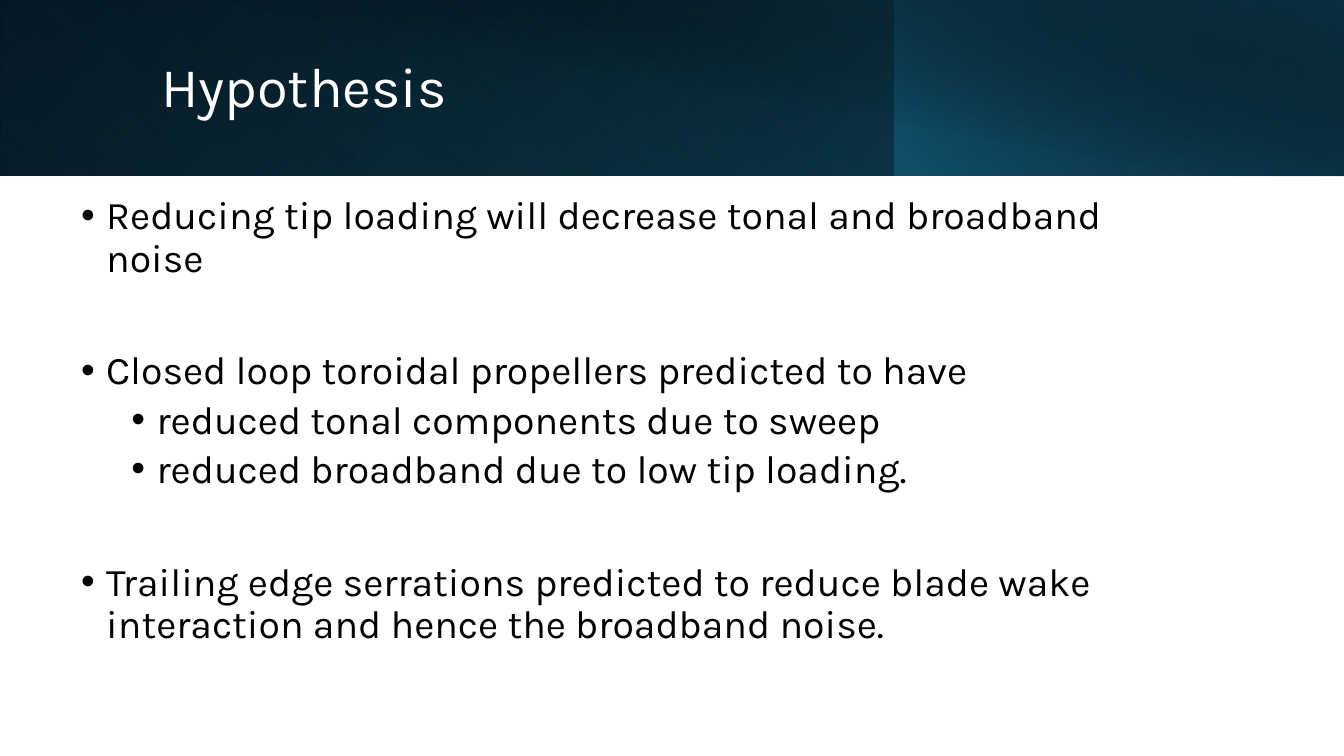
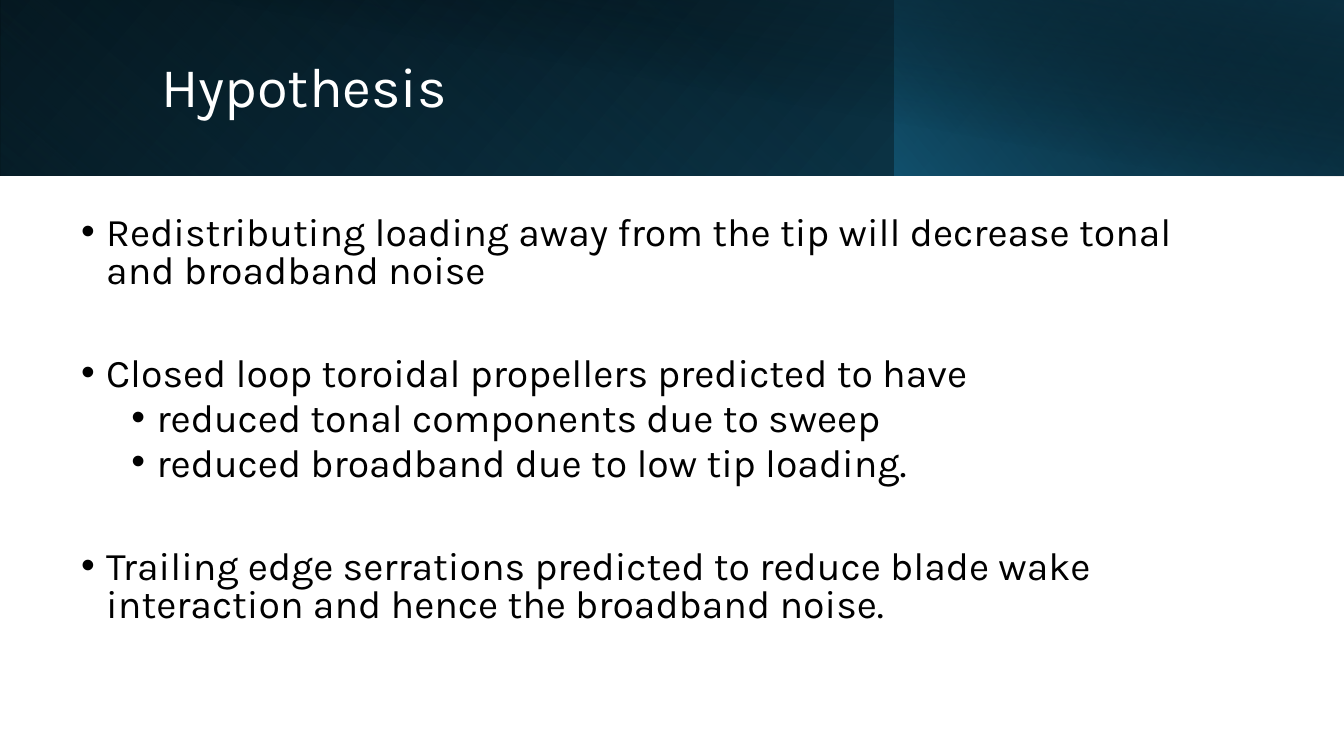
Before and after one commit to lpender3672/propeller-acoustics, a slide deck: slide 7 of deliverables/michaelmas_presentation.pptx (slide 6 before the commit). Drawn at 1344x756 pixels with LibreOffice and Linux fonts; fonts in the diff are those of the drawing. Boxes give left, top, right and bottom in pixels: in the first picture for what was removed or moved away, otherwise in the second. Text is boxed around its words. In the diff, an @@ line names an element or a change of style, - is before the commit and + after.

Commit message:
presentation came and went lessons learned a better consideration of theory required theory and rsearch must narrow down variables must narrow down the variables for systematic change systematic change will lead to more meaningful results

```diff
--- a/deliverables/michaelmas_presentation.pptx
+++ b/deliverables/michaelmas_presentation.pptx
@@ text at [106, 219, 1171, 285]: text changed @@
-• Reducing tip loading will decrease tonal and broadband noise
+• Redistributing loading away from the tip will decrease tonal and broadband noise
@@ text at [106, 360, 1090, 619]: line spacing 0.9 to 0.8 @@
```
Also in this commit, not shown: 8 other slides changed, 1 slide added.
